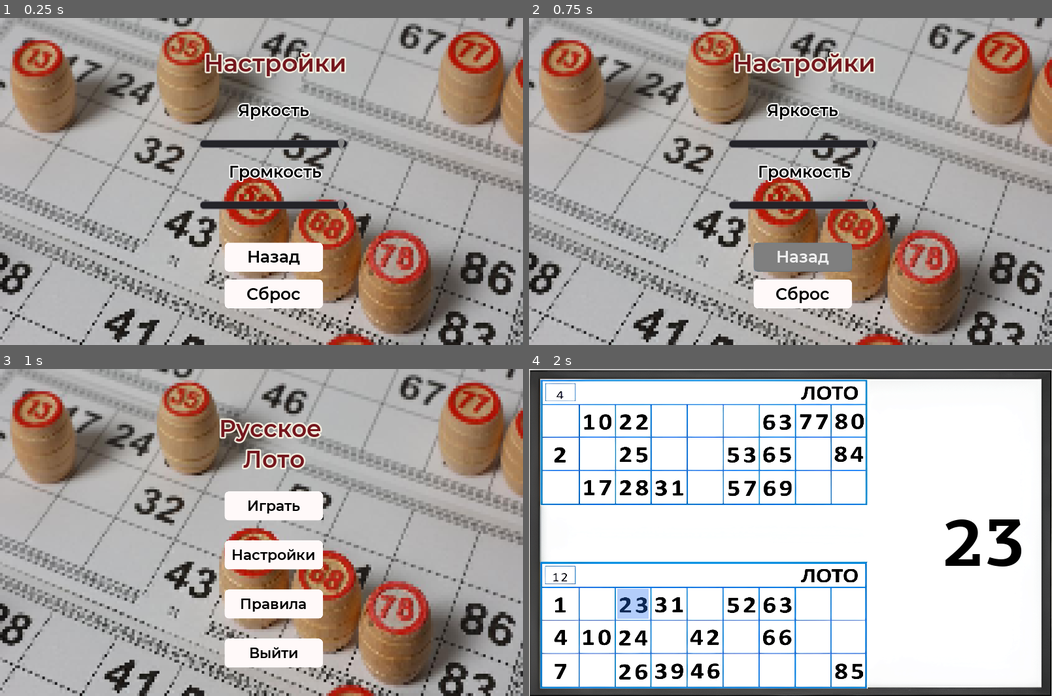
Above: before the commit, frames 1-4 (two rows, left to right).
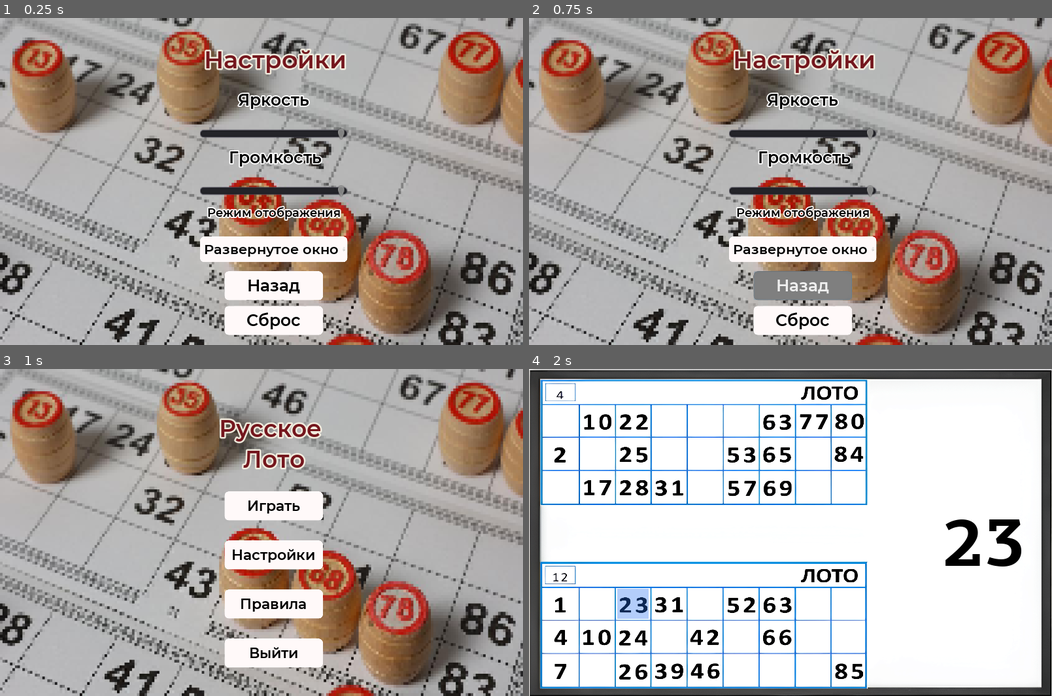
Above: after the commit, the same moments.

Repository: yoozakino/Loto_Project
Game: Godot game, scene res://SettingsScene.tscn
The game is run twice, just before and just after one commit, with the same random seed, the same clock (stepped at 60 frames per second) and the same inputs. This scene is started directly instead of the project's main scene.
Inputs:
- Up to frame 1 (0.25 s): no input
- Up to frame 2 (0.75 s): click "Назад" at 0.5 s
- Up to frame 3 (1 s): no input
- Up to frame 4 (2 s): click "Играть" at 1.25 s

The runs differ from the first frame. In frame 1, 11% of the frame differs, in the area x 38-67%, y 9-97%; in frame 2, 12%; in frame 3, nothing differs; in frame 4, nothing differs.

Commit message:
Добавлена поддержка полноэкранного режима

Diff:
--- a/GameField1.gd
+++ b/GameField1.gd
@@ -198,15 +198,20 @@
 
 
 func _get_effective_screen_size():
-	var viewport_size = get_viewport_rect().size
-	var window_size = OS.window_size
-
-	if window_size.x > 0 and window_size.y > 0:
-		if viewport_size == Vector2.ZERO:
-			return window_size
-		return Vector2(max(viewport_size.x, window_size.x), max(viewport_size.y, window_size.y))
-
-	return viewport_size
+	var raw_size = get_viewport_rect().size
+
+	if raw_size.x <= 0 or raw_size.y <= 0:
+		raw_size = OS.window_size
+	if raw_size.x <= 0 or raw_size.y <= 0:
+		return BASE_VIEWPORT_SIZE
+
+	var screen_aspect = raw_size.x / raw_size.y
+	var base_aspect = BASE_VIEWPORT_SIZE.x / BASE_VIEWPORT_SIZE.y
+
+	if screen_aspect >= base_aspect:
+		return Vector2(BASE_VIEWPORT_SIZE.y * screen_aspect, BASE_VIEWPORT_SIZE.y)
+
+	return Vector2(BASE_VIEWPORT_SIZE.x, BASE_VIEWPORT_SIZE.x / screen_aspect)
 
 
 func _get_sprite_rect(position, scale):
--- a/MainScene.gd
+++ b/MainScene.gd
@@ -34,7 +34,16 @@
 	if logger != null:
 		logger.log_game_event(event_name, details)
 
+
+func _configure_desktop_window():
+	if OS.has_feature("Android"):
+		return
+
+	Settings.apply_window_mode()
+
+
 func _ready():
+	_configure_desktop_window()
 	_log_scene("MainScene loaded")
 	var exit_timer = Timer.new()
 	exit_timer.name = "ExitTimer"
@@ -207,13 +216,20 @@
 
 
 func _get_effective_screen_size():
-	var viewport_size = get_viewport_rect().size
-	var window_size = OS.window_size
-
-	if window_size.x > 0 and window_size.y > 0:
-		return Vector2(max(viewport_size.x, window_size.x), max(viewport_size.y, window_size.y))
-
-	return viewport_size
+	var raw_size = get_viewport_rect().size
+
+	if raw_size.x <= 0 or raw_size.y <= 0:
+		raw_size = OS.window_size
+	if raw_size.x <= 0 or raw_size.y <= 0:
+		return BASE_VIEWPORT_SIZE
+
+	var screen_aspect = raw_size.x / raw_size.y
+	var base_aspect = BASE_VIEWPORT_SIZE.x / BASE_VIEWPORT_SIZE.y
+
+	if screen_aspect >= base_aspect:
+		return Vector2(BASE_VIEWPORT_SIZE.y * screen_aspect, BASE_VIEWPORT_SIZE.y)
+
+	return Vector2(BASE_VIEWPORT_SIZE.x, BASE_VIEWPORT_SIZE.x / screen_aspect)
 
 
 func _create_rules_popup():
--- a/Settings.gd
+++ b/Settings.gd
@@ -4,6 +4,7 @@
 
 var brightness = 1.0
 var volume = 1.0
+var fullscreen_enabled = false
 
 
 func _logger():
@@ -48,9 +49,17 @@
 	_log_info("Volume updated to %.2f" % volume)
 
 
+func set_fullscreen_enabled(value):
+	fullscreen_enabled = value == true
+	apply_window_mode()
+	save_settings()
+	_log_info("Window mode updated: %s" % _window_mode_name())
+
+
 func apply_all():
 	apply_brightness()
 	apply_volume()
+	apply_window_mode()
 
 
 func apply_brightness():
@@ -84,10 +93,28 @@
 		button_player.volume_db = _volume_to_db(volume)
 
 
+func apply_window_mode():
+	if OS.has_feature("Android"):
+		return
+
+	OS.window_borderless = false
+	OS.window_resizable = true
+
+	if fullscreen_enabled:
+		OS.window_maximized = false
+		OS.window_fullscreen = true
+	else:
+		OS.window_fullscreen = false
+		OS.window_borderless = false
+		OS.window_resizable = true
+		OS.window_maximized = true
+
+
 func save_settings():
 	var config = ConfigFile.new()
 	config.set_value("audio", "volume", volume)
 	config.set_value("display", "brightness", brightness)
+	config.set_value("display", "fullscreen_enabled", fullscreen_enabled)
 	var result = config.save(SETTINGS_PATH)
 	if result == OK:
 		_log_info("Settings saved to %s" % SETTINGS_PATH)
@@ -104,13 +131,20 @@
 
 	volume = float(config.get_value("audio", "volume", 1.0))
 	brightness = float(config.get_value("display", "brightness", 1.0))
+	fullscreen_enabled = config.get_value("display", "fullscreen_enabled", false) == true
 
 	volume = clamp(volume, 0.0, 1.0)
 	brightness = clamp(brightness, 0.2, 1.0)
-	_log_info("Settings loaded: volume=%.2f brightness=%.2f" % [volume, brightness])
+	_log_info("Settings loaded: volume=%.2f brightness=%.2f window_mode=%s" % [volume, brightness, _window_mode_name()])
 
 
 func _volume_to_db(value):
 	if value <= 0.0:
 		return -80
 	return linear2db(value)
+
+
+func _window_mode_name():
+	if fullscreen_enabled:
+		return "fullscreen"
+	return "maximized window"
--- a/SettingsScene.gd
+++ b/SettingsScene.gd
@@ -1,6 +1,8 @@
 extends Node2D
 
 const BASE_VIEWPORT_SIZE = Vector2(1280, 800)
+const WINDOW_MODE_MAXIMIZED = 0
+const WINDOW_MODE_FULLSCREEN = 1
 
 var next_action = ""
 var _layout_initialized = false
@@ -33,6 +35,7 @@
 	$BrightnessSlider.value = Settings.brightness * $BrightnessSlider.max_value
 	$VolumeSlider.value = Settings.volume * $VolumeSlider.max_value
 	Settings.apply_all()
+	_setup_window_mode_options()
 
 	var exit_timer = Timer.new()
 	exit_timer.name = "ExitTimer"
@@ -75,9 +78,19 @@
 	_play_button_sound1()
 	Settings.set_brightness_value(1.0)
 	Settings.set_volume_value(1.0)
+	Settings.set_fullscreen_enabled(false)
 	$BrightnessSlider.value = Settings.brightness * $BrightnessSlider.max_value
 	$VolumeSlider.value = Settings.volume * $VolumeSlider.max_value
+	_update_window_mode_option()
 	_log_game_event("Settings", "Settings reset to defaults")
+
+
+func _on_WindowModeOption_item_selected(index):
+	_play_button_sound1()
+	Settings.set_fullscreen_enabled($WindowModeOption.get_item_id(index) == WINDOW_MODE_FULLSCREEN)
+	_update_window_mode_option()
+	_apply_responsive_layout()
+	_log_game_event("Settings", "Window mode changed")
 
 func _on_ExitTimer_timeout():
 	match next_action:
@@ -95,7 +108,7 @@
 	if _layout_initialized:
 		return
 
-	for node_name in ["SettingsLabel", "BrightnessLabel", "VolumeLabel", "BrightnessSlider", "VolumeSlider", "BackButton", "ResetButton"]:
+	for node_name in ["SettingsLabel", "BrightnessLabel", "VolumeLabel", "BrightnessSlider", "VolumeSlider", "WindowModeLabel", "WindowModeOption", "BackButton", "ResetButton"]:
 		var control = get_node(node_name)
 		_base_control_layouts[node_name] = Rect2(
 			Vector2(control.margin_left, control.margin_top),
@@ -106,13 +119,38 @@
 
 
 func _normalize_settings_layout():
-	_set_rect($SettingsLabel, Rect2(500, 50, 340, 120))
-	_set_rect($BrightnessLabel, Rect2(560, 200, 220, 50))
-	_set_rect($VolumeLabel, Rect2(560, 350, 220, 50))
-	_set_rect($BrightnessSlider, Rect2(489, 250, 181, 58))
-	_set_rect($VolumeSlider, Rect2(489, 400, 181, 58))
-	_set_rect($BackButton, Rect2(550, 550, 240, 70))
-	_set_rect($ResetButton, Rect2(550, 640, 240, 70))
+	_set_rect($SettingsLabel, Rect2(500, 45, 340, 115))
+	_set_rect($BrightnessLabel, Rect2(560, 175, 220, 45))
+	_set_rect($BrightnessSlider, Rect2(489, 225, 181, 58))
+	_set_rect($VolumeLabel, Rect2(560, 315, 220, 45))
+	_set_rect($VolumeSlider, Rect2(489, 365, 181, 58))
+	_set_rect($WindowModeLabel, Rect2(455, 455, 430, 42))
+	_set_rect($WindowModeOption, Rect2(490, 535, 360, 62))
+	_set_rect($BackButton, Rect2(550, 620, 240, 70))
+	_set_rect($ResetButton, Rect2(550, 705, 240, 70))
+
+
+func _setup_window_mode_options():
+	$WindowModeOption.clear()
+	$WindowModeOption.add_item("Развернутое окно", WINDOW_MODE_MAXIMIZED)
+	$WindowModeOption.add_item("Полный экран", WINDOW_MODE_FULLSCREEN)
+
+	var popup_font = $WindowModeOption.get("custom_fonts/font")
+	if popup_font != null:
+		$WindowModeOption.get_popup().add_font_override("font", popup_font)
+
+	_update_window_mode_option()
+
+
+func _update_window_mode_option():
+	var mode_id = WINDOW_MODE_MAXIMIZED
+	if Settings.fullscreen_enabled:
+		mode_id = WINDOW_MODE_FULLSCREEN
+
+	for index in range($WindowModeOption.get_item_count()):
+		if $WindowModeOption.get_item_id(index) == mode_id:
+			$WindowModeOption.select(index)
+			return
 
 
 func _set_rect(control, rect):
@@ -146,10 +184,17 @@
 
 
 func _get_effective_screen_size():
-	var viewport_size = get_viewport_rect().size
-	var window_size = OS.window_size
-
-	if window_size.x > 0 and window_size.y > 0:
-		return Vector2(max(viewport_size.x, window_size.x), max(viewport_size.y, window_size.y))
-
-	return viewport_size
+	var raw_size = get_viewport_rect().size
+
+	if raw_size.x <= 0 or raw_size.y <= 0:
+		raw_size = OS.window_size
+	if raw_size.x <= 0 or raw_size.y <= 0:
+		return BASE_VIEWPORT_SIZE
+
+	var screen_aspect = raw_size.x / raw_size.y
+	var base_aspect = BASE_VIEWPORT_SIZE.x / BASE_VIEWPORT_SIZE.y
+
+	if screen_aspect >= base_aspect:
+		return Vector2(BASE_VIEWPORT_SIZE.y * screen_aspect, BASE_VIEWPORT_SIZE.y)
+
+	return Vector2(BASE_VIEWPORT_SIZE.x, BASE_VIEWPORT_SIZE.x / screen_aspect)
--- a/SettingsScene.tscn
+++ b/SettingsScene.tscn
@@ -18,6 +18,16 @@
 
 [sub_resource type="DynamicFont" id=3]
 size = 40
+font_data = ExtResource( 1 )
+
+[sub_resource type="DynamicFont" id=7]
+size = 34
+font_data = ExtResource( 1 )
+
+[sub_resource type="DynamicFont" id=8]
+size = 30
+outline_size = 3
+outline_color = Color( 1, 1, 1, 0.95 )
 font_data = ExtResource( 1 )
 
 [sub_resource type="StyleBoxFlat" id=4]
@@ -46,9 +56,9 @@
 
 [node name="SettingsLabel" type="Label" parent="."]
 margin_left = 500.0
-margin_top = 50.0
+margin_top = 45.0
 margin_right = 840.0
-margin_bottom = 170.0
+margin_bottom = 160.0
 custom_colors/font_color = Color( 0.458824, 0.0901961, 0.117647, 1 )
 custom_fonts/font = SubResource( 1 )
 text = "Настройки"
@@ -57,9 +67,9 @@
 
 [node name="BrightnessLabel" type="Label" parent="."]
 margin_left = 560.0
-margin_top = 200.0
+margin_top = 175.0
 margin_right = 780.0
-margin_bottom = 250.0
+margin_bottom = 220.0
 custom_colors/font_color = Color( 0, 0, 0, 1 )
 custom_fonts/font = SubResource( 2 )
 text = "Яркость"
@@ -68,9 +78,9 @@
 
 [node name="VolumeLabel" type="Label" parent="."]
 margin_left = 560.0
-margin_top = 350.0
+margin_top = 315.0
 margin_right = 780.0
-margin_bottom = 400.0
+margin_bottom = 360.0
 custom_colors/font_color = Color( 0, 0, 0, 1 )
 custom_fonts/font = SubResource( 2 )
 text = "Громкость"
@@ -79,9 +89,9 @@
 
 [node name="BrightnessSlider" type="HSlider" parent="."]
 margin_left = 489.0
-margin_top = 250.0
+margin_top = 225.0
 margin_right = 670.0
-margin_bottom = 308.0
+margin_bottom = 283.0
 rect_scale = Vector2( 2, 2 )
 value = 100.0
 rounded = true
@@ -91,9 +101,9 @@
 
 [node name="BackButton" type="Button" parent="."]
 margin_left = 550.0
-margin_top = 550.0
+margin_top = 620.0
 margin_right = 790.0
-margin_bottom = 620.0
+margin_bottom = 690.0
 custom_colors/font_color_disabled = Color( 0, 0, 0, 1 )
 custom_colors/font_color_focus = Color( 0, 0, 0, 1 )
 custom_colors/font_color_hover_pressed = Color( 0, 0, 0, 1 )
@@ -106,17 +116,43 @@
 
 [node name="VolumeSlider" type="HSlider" parent="."]
 margin_left = 489.0
-margin_top = 400.0
+margin_top = 365.0
 margin_right = 670.0
-margin_bottom = 458.0
+margin_bottom = 423.0
 rect_scale = Vector2( 2, 2 )
 value = 100.0
 
+[node name="WindowModeLabel" type="Label" parent="."]
+margin_left = 455.0
+margin_top = 455.0
+margin_right = 885.0
+margin_bottom = 497.0
+custom_colors/font_color = Color( 0, 0, 0, 1 )
+custom_fonts/font = SubResource( 8 )
+text = "Режим отображения"
+align = 1
+valign = 1
+
+[node name="WindowModeOption" type="OptionButton" parent="."]
+margin_left = 490.0
+margin_top = 535.0
+margin_right = 850.0
+margin_bottom = 597.0
+custom_colors/font_color_disabled = Color( 0, 0, 0, 1 )
+custom_colors/font_color_focus = Color( 0, 0, 0, 1 )
+custom_colors/font_color_hover_pressed = Color( 0, 0, 0, 1 )
+custom_colors/font_color = Color( 0, 0, 0, 1 )
+custom_fonts/font = SubResource( 7 )
+custom_styles/hover = SubResource( 4 )
+custom_styles/pressed = SubResource( 6 )
+custom_styles/normal = SubResource( 5 )
+align = 1
+
 [node name="ResetButton" type="Button" parent="."]
 margin_left = 550.0
-margin_top = 640.0
+margin_top = 705.0
 margin_right = 790.0
-margin_bottom = 710.0
+margin_bottom = 775.0
 custom_colors/font_color_disabled = Color( 0, 0, 0, 1 )
 custom_colors/font_color_focus = Color( 0, 0, 0, 1 )
 custom_colors/font_color_hover_pressed = Color( 0, 0, 0, 1 )
@@ -132,3 +168,4 @@
 [connection signal="pressed" from="BackButton" to="." method="_on_BackButton_pressed"]
 [connection signal="pressed" from="ResetButton" to="." method="_on_ResetButton_pressed"]
 [connection signal="value_changed" from="VolumeSlider" to="." method="_on_VolumeSlider_value_changed"]
+[connection signal="item_selected" from="WindowModeOption" to="." method="_on_WindowModeOption_item_selected"]
--- a/project.godot
+++ b/project.godot
@@ -26,7 +26,9 @@
 
 window/size/width=1280
 window/size/height=800
-window/size/resizable=false
+window/size/fullscreen=false
+window/size/borderless=false
+window/size/resizable=true
 window/handheld/orientation="sensor_landscape"
 window/stretch/mode="2d"
 window/stretch/aspect="expand"
@@ -35,6 +37,11 @@
 
 common/drop_mouse_on_gui_input_disabled=true
 
+[input_devices]
+
+pointing/emulate_mouse_from_touch=true
+pointing/emulate_touch_from_mouse=true
+
 [physics]
 
 common/enable_pause_aware_picking=true
Not shown: 1 places in SettingsScene.tscn that only renumber resources
Not shown, changed: ExportedGame/Russian Loto.apk
Not shown, added: ExportedGame/Russian Loto.apk.idsig
